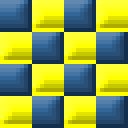
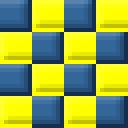
Two versions of the same layered image (128x128). Layer-by-layer changes:
pixels changed over [0, 0, 128, 124] (layer not identified)
